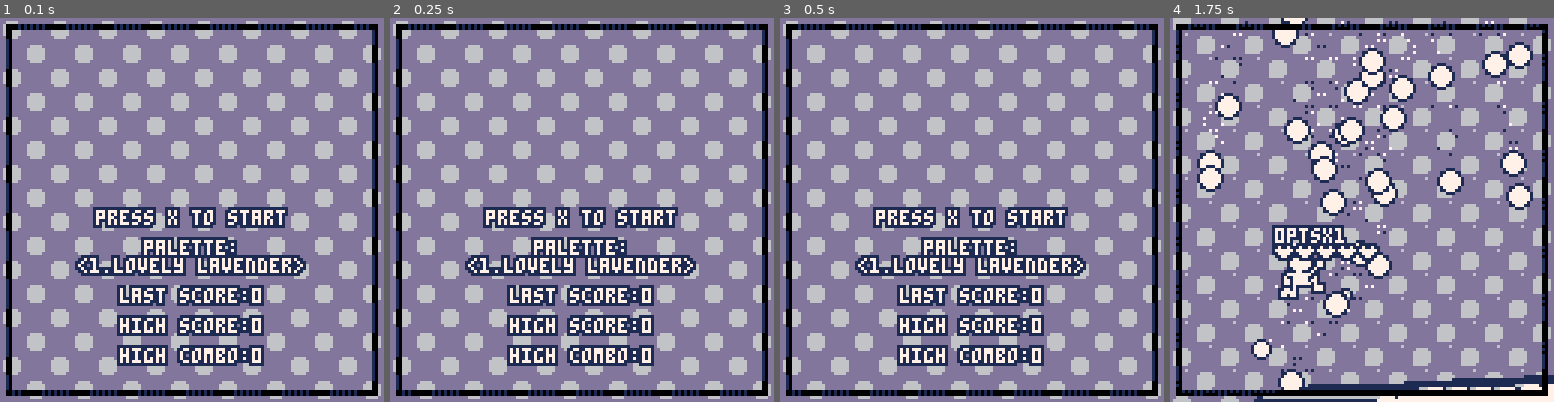
Above: before the commit, frames 1-4 (left to right).
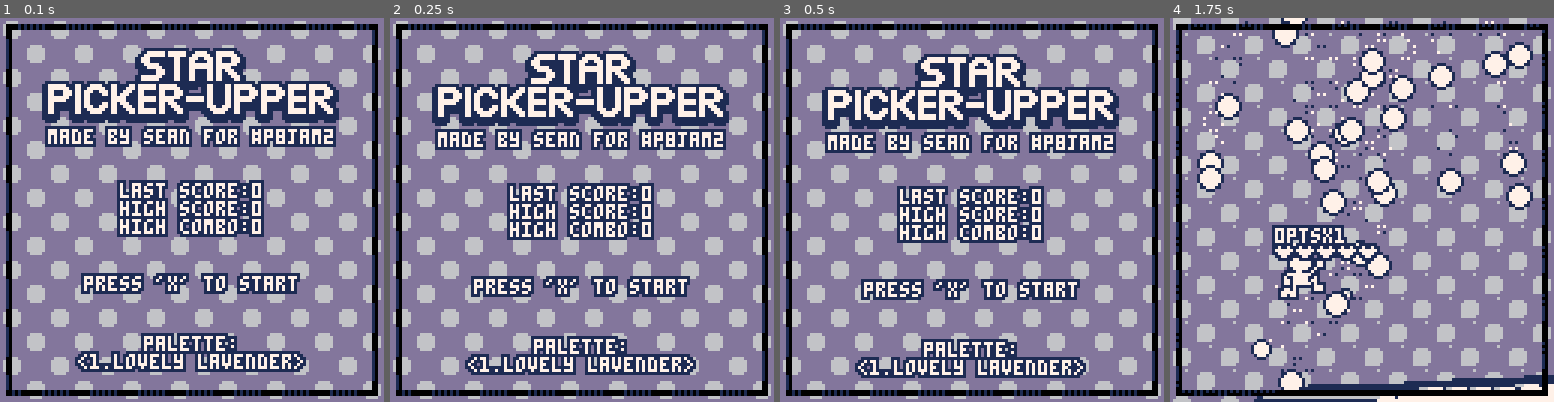
Above: after the commit, the same moments.

Repository: seleb/p8jam2
Game: PICO-8 cartridge bridge.p8
The game is run twice, just before and just after one commit, with the same random seed, the same clock (stepped at 60 frames per second) and the same inputs.
Inputs:
- Up to frame 1 (0.1 s): no input
- Up to frame 2 (0.25 s): no input
- Up to frame 3 (0.5 s): tap O (Z key) at 0.33 s
- Up to frame 4 (1.75 s): tap O (Z key) at 0.7, 1.43 s; tap X (X key) at 1.07 s

The runs differ from the first frame. In frame 1, 31% of the frame differs, in the area x 10-89%, y 7-93%; in frame 2, 31%, in the area x 10-89%, y 8-93%; in frame 3, 31%; in frame 4, nothing differs.

Commit message:
better menu

Diff:
--- a/bridge.p8
+++ b/bridge.p8
@@ -143,7 +143,7 @@
  end
  end
 
- menu = "press x to start"
+ menu = true
  col_offset = storage.palette
  pal_names = {}
  add(pal_names,"2.cherries 'n cream")
@@ -382,7 +382,7 @@
  if btnp(5) then
   -- start game
   dset(storage.palette_idx,col_offset+1)
-  menu = nil
+  menu = false
   sfx(32,3)
   music(0, 5000, 1+2+3)
 
@@ -555,7 +555,7 @@
 
 -- called from main loop
 function _update()
- if menu != nil then
+ if menu then
   update_menu()
  else
   update_game()
@@ -691,20 +691,25 @@
 end
 
 function draw_menu()
- camera(0,0)
- print_ol_c(menu,64,7+time()*5%2)
- print_ol_c("last score:"..storage.last_score, 90)
- print_ol_c("high score:"..storage.high_score, 100)
- print_ol_c("high combo:"..storage.high_combo, 110)
- print_ol_c("palette:",64+10)
- print_ol_c("<"..pal_names[col_offset+1]..">",64+16)
+ camera(0,sin(time()*0.25)*3)
+
+ map(32,4,-1,5,16,4)
+ map(32,0,-1,5+mid(-1,1,sin(time()*0.25)*2),16,4)
+ print_ol_c("made by sean for #p8jam2", 36)
+ print_ol_c("last score:"..storage.last_score, 54)
+ print_ol_c("high score:"..storage.high_score, 60)
+ print_ol_c("high combo:"..storage.high_combo, 66)
+ print_ol_c("press 'x' to start",85)
+
+ print_ol_c("palette:",105)
+ print_ol_c("<"..pal_names[col_offset+1]..">",111)
 end
 
 -- called from main loop
 function _draw()
  camera(0,0)
 
-	if menu != nil then
+	if menu then
 	 color(14)
   rectfill(0,0,127,127)
  else
@@ -726,7 +731,7 @@
 
 	camera(cam.x, cam.y)
 
-	if menu == nil then
+	if not menu then
  	draw_chain()
 
 	 draw_parts()
@@ -913,8 +918,16 @@
 
 __gff__
 0000000000000000000000000000000000000000000000000000000000000000000000000000000000000000000000000000000000000000000000000000000000000000000000000000000000000000000000000000000000000000000000000000000000000000000000000000000000000000000000000000000000000000
-0000000000000000000000000000000000000000000000000000000000000000000000000000000000000000000000000000000000000000000000000000000000000000000000000000000000000000000000000000000000000000000000000000000000000000000000000000000000000000000000000000000000000000
+0000000000000000000000000000180000000000000000000000000000000000000000000000100000000000000000000044000000000000000000000000001c00000000000000000000000000000000000000000000000000000000000000000000000000000000000000000000000000000000000000000000000000000000
 __map__
+0909090909090909090909090909090909090000000000000000000000000000404142434445464748494a4b4c4d4e4f0000000000000000000000000000000000000000000000000000000000000000000000000000000000000000000000000000000000000000000000000000000000000000000000000000000000000000
+0909090909090909090909090909090909090000000000000000000000000000505152535455565758595a5b5c5d5e5f0000000000000000000000000000000000000000000000000000000000000000000000000000000000000000000000000000000000000000000000000000000000000000000000000000000000000000
+0909090909090909090909090909090909090000000000000000000000000000606162636465666768696a6b6c6d6e6f0000000000000000000000000000000000000000000000000000000000000000000000000000000000000000000000000000000000000000000000000000000000000000000000000000000000000000
+0909090909090909090909090909090909090000000000000000000000000000707172737475767778797a7b7c7d7e7f8000000000000000000000000000000000000000000000000000000000000000000000000000000000000000000000000000000000000000000000000000000000000000000000000000000000000000
+0909090909090909090909090909090909090000000000000000000000000000808182838485868788898a8b8c8d8e8f9000000000000000000000000000000000000000000000000000000000000000000000000000000000000000000000000000000000000000000000000000000000000000000000000000000000000000
+0909090909090909090909090909090909090000000000000000000000000000909192939495969798999a9b9c9d9e9fa000000000000000000000000000000000000000000000000000000000000000000000000000000000000000000000000000000000000000000000000000000000000000000000000000000000000000
+0909090909090909090909090909090909090000000000000000000000000000a0a1a2a3a4a5a6a7a8a9aaabacadaeafb000000000000000000000000000000000000000000000000000000000000000000000000000000000000000000000000000000000000000000000000000000000000000000000000000000000000000
+0909090909090909090909090909090909090000000000000000000000000000b0b1b2b3b4b5b6b7b8b9babbbcbdbebf0000000000000000000000000000000000000000000000000000000000000000000000000000000000000000000000000000000000000000000000000000000000000000000000000000000000000000
 0909090909090909090909090909090909090000000000000000000000000000000000000000000000000000000000000000000000000000000000000000000000000000000000000000000000000000000000000000000000000000000000000000000000000000000000000000000000000000000000000000000000000000
 0909090909090909090909090909090909090000000000000000000000000000000000000000000000000000000000000000000000000000000000000000000000000000000000000000000000000000000000000000000000000000000000000000000000000000000000000000000000000000000000000000000000000000
 0909090909090909090909090909090909090000000000000000000000000000000000000000000000000000000000000000000000000000000000000000000000000000000000000000000000000000000000000000000000000000000000000000000000000000000000000000000000000000000000000000000000000000
@@ -925,155 +938,147 @@
 0909090909090909090909090909090909090000000000000000000000000000000000000000000000000000000000000000000000000000000000000000000000000000000000000000000000000000000000000000000000000000000000000000000000000000000000000000000000000000000000000000000000000000
 0909090909090909090909090909090909090000000000000000000000000000000000000000000000000000000000000000000000000000000000000000000000000000000000000000000000000000000000000000000000000000000000000000000000000000000000000000000000000000000000000000000000000000
 0909090909090909090909090909090909090000000000000000000000000000000000000000000000000000000000000000000000000000000000000000000000000000000000000000000000000000000000000000000000000000000000000000000000000000000000000000000000000000000000000000000000000000
-0909090909090909090909090909090909090000000000000000000000000000000000000000000000000000000000000000000000000000000000000000000000000000000000000000000000000000000000000000000000000000000000000000000000000000000000000000000000000000000000000000000000000000
-0909090909090909090909090909090909090000000000000000000000000000000000000000000000000000000000000000000000000000000000000000000000000000000000000000000000000000000000000000000000000000000000000000000000000000000000000000000000000000000000000000000000000000
-0909090909090909090909090909090909090000000000000000000000000000000000000000000000000000000000000000000000000000000000000000000000000000000000000000000000000000000000000000000000000000000000000000000000000000000000000000000000000000000000000000000000000000
-0909090909090909090909090909090909090000000000000000000000000000000000000000000000000000000000000000000000000000000000000000000000000000000000000000000000000000000000000000000000000000000000000000000000000000000000000000000000000000000000000000000000000000
-0909090909090909090909090909090909090000000000000000000000000000000000000000000000000000000000000000000000000000000000000000000000000000000000000000000000000000000000000000000000000000000000000000000000000000000000000000000000000000000000000000000000000000
-0909090909090909090909090909090909090000000000000000000000000000000000000000000000000000000000000000000000000000000000000000000000000000000000000000000000000000000000000000000000000000000000000000000000000000000000000000000000000000000000000000000000000000
-0909090909090909090909090909090909090000000000000000000000000000000000000000000000000000000000000000000000000000000000000000000000000000000000000000000000000000000000000000000000000000000000000000000000000000000000000000000000000000000000000000000000000000
-0909090909090909090909090909090909090000000000000000000000000000000000000000000000000000000000000000000000000000000000000000000000000000000000000000000000000000000000000000000000000000000000000000000000000000000000000000000000000000000000000000000000000000
-0000000000000000000000000000000000000000000000000000000000000000000000000000000000000000000000000000000000000000000000000000000000000000000000000000000000000000000000000000000000000000000000000000000000000000000000000000000000000000000000000000000000000000
-0000000000000000000000000000000000000000000000000000000000000000000000000000000000000000000000000000000000000000000000000000000000000000000000000000000000000000000000000000000000000000000000000000000000000000000000000000000000000000000000000000000000000000
-0000000000000000000000000000000000000000000000000000000000000000000000000000000000000000000000000000000000000000000000000000000000000000000000000000000000000000000000000000000000000000000000000000000000000000000000000000000000000000000000000000000000000000
-0000000000000000000000000000000000000000000000000000000000000000000000000000000000000000000000000000000000000000000000000000000000000000000000000000000000000000000000000000000000000000000000000000000000000000000000000000000000000000000000000000000000000000
-0000000000000000000000000000000000000000000000000000000000000000000000000000000000000000000000000000000000000000000000000000000000000000000000000000000000000000000000000000000000000000000000000000000000000000000000000000000000000000000000000000000000000000
-0000000000000000000000000000000000000000000000000000000000000000000000000000000000000000000000000000000000000000000000000000000000000000000000000000000000000000000000000000000000000000000000000000000000000000000000000000000000000000000000000000000000000000
-0000000000000000000000000000000000000000000000000000000000000000000000000000000000000000000000000000000000000000000000000000000000000000000000000000000000000000000000000000000000000000000000000000000000000000000000000000000000000000000000000000000000000000
-0000000000000000000000000000000000000000000000000000000000000000000000000000000000000000000000000000000000000000000000000000000000000000000000000000000000000000000000000000000000000000000000000000000000000000000000000000000000000000000000000000000000000000
-0000000000000000000000000000000000000000000000000000000000000000000000000000000000000000000000000000000000000000000000000000000000000000000000000000000000000000000000000000000000000000000000000000000000000000000000000000000000000000000000000000000000000000
-0000000000000000000000000000000000000000000000000000000000000000000000000000000000000000000000000000000000000000000000000000000000000000000000000000000000000000000000000000000000000000000000000000000000000000000000000000000000000000000000000000000000000000
-0000000000000000000000000000000000000000000000000000000000000000000000000000000000000000000000000000000000000000000000000000000000000000000000000000000000000000000000000000000000000000000000000000000000000000000000000000000000000000000000000000000000000000
-0000000000000000000000000000000000000000000000000000000000000000000000000000000000000000000000000000000000000000000000000000000000000000000000000000000000000000000000000000000000000000000000000000000000000000000000000000000000000000000000000000000000000000
-0000000000000000000000000000000000000000000000000000000000000000000000000000000000000000000000000000000000000000000000000000000000000000000000000000000000000000000000000000000000000000000000000000000000000000000000000000000000000000000000000000000000000000
-0000000000000000000000000000000000000000000000000000000000000000000000000000000000000000000000000000000000000000000000000000000000000000000000000000000000000000000000000000000000000000000000000000000000000000000000000000000000000000000000000000000000000000
-…(130 lines of a section not shown)…
+0000000000000000000000000000000000000000000000000000000000000000000000000000000000000000000000000000000000000000000000000000000000000000000000000000000000000000000000000000000000000000000000000000000000000000000000000000000000000000000000000000000000000000
+0000000000000000000000000000000000000000000000000000000000000000000000000000000000000000000000000000000000000000000000000000000000000000000000000000000000000000000000000000000000000000000000000000000000000000000000000000000000000000000000000000000000000000
+0000000000000000000000000000000000000000000000000000000000000000000000000000000000000000000000000000000000000000000000000000000000000000000000000000000000000000000000000000000000000000000000000000000000000000000000000000000000000000000000000000000000000000
+0000000000000000000000000000000000000000000000000000000000000000000000000000000000000000000000000000000000000000000000000000000000000000000000000000000000000000000000000000000000000000000000000000000000000000000000000000000000000000000000000000000000000000
+0000000000000000000000000000000000000000000000000000000000000000000000000000000000000000000000000000000000000000000000000000000000000000000000000000000000000000000000000000000000000000000000000000000000000000000000000000000000000000000000000000000000000000
+0000000000000000000000000000000000000000000000000000000000000000000000000000000000000000000000000000000000000000000000000000000000000000000000000000000000000000000000000000000000000000000000000000000000000000000000000000000000000000000000000000000000000000
+0000000000000000000000000000000000000000000000000000000000000000000000000000000000000000000000000000000000000000000000000000000000000000000000000000000000000000000000000000000000000000000000000000000000000000000000000000000000000000000000000000000000000000
+0000000000000000000000000000000000000000000000000000000000000000000000000000000000000000000000000000000000000000000000000000000000000000000000000000000000000000000000000000000000000000000000000000000000000000000000000000000000000000000000000000000000000000
+0000000000000000000000000000000000000000000000000000000000000000000000000000000000000000000000000000000000000000000000000000000000000000000000000000000000000000000000000000000000000000000000000000000000000000000000000000000000000000000000000000000000000000
+0000000000000000000000000000000000000000000000000000000000000000000000000000000000000000000000000000000000000000000000000000000000000000000000000000000000000000000000000000000000000000000000000000000000000000000000000000000000000000000000000000000000000000
+0000000000000000000000000000000000000000000000000000000000000000000000000000000000000000000000000000000000000000000000000000000000000000000000000000000000000000000000000000000000000000000000000000000000000000000000000000000000000000000000000000000000000000
+0000000000000000000000000000000000000000000000000000000000000000000000000000000000000000000000000000000000000000000000000000000000000000000000000000000000000000000000000000000000000000000000000000000000000000000000000000000000000000000000000000000000000000
+0000000000000000000000000000000000000000000000000000000000000000000000000000000000000000000000000000000000000000000000000000000000000000000000000000000000000000000000000000000000000000000000000000000000000000000000000000000000000000000000000000000000000000
+0000000000000000000000000000000000000000000000000000000000000000000000000000000000000000000000000000000000000000000000000000000000000000000000000000000000000000000000000000000000000000000000000000000000000000000000000000000000000000000000000000000000000000
+…(130 lines of a section not shown)…
Not shown, changed: 61 lines of the sprite sheet (__gfx__) section of bridge.p8
